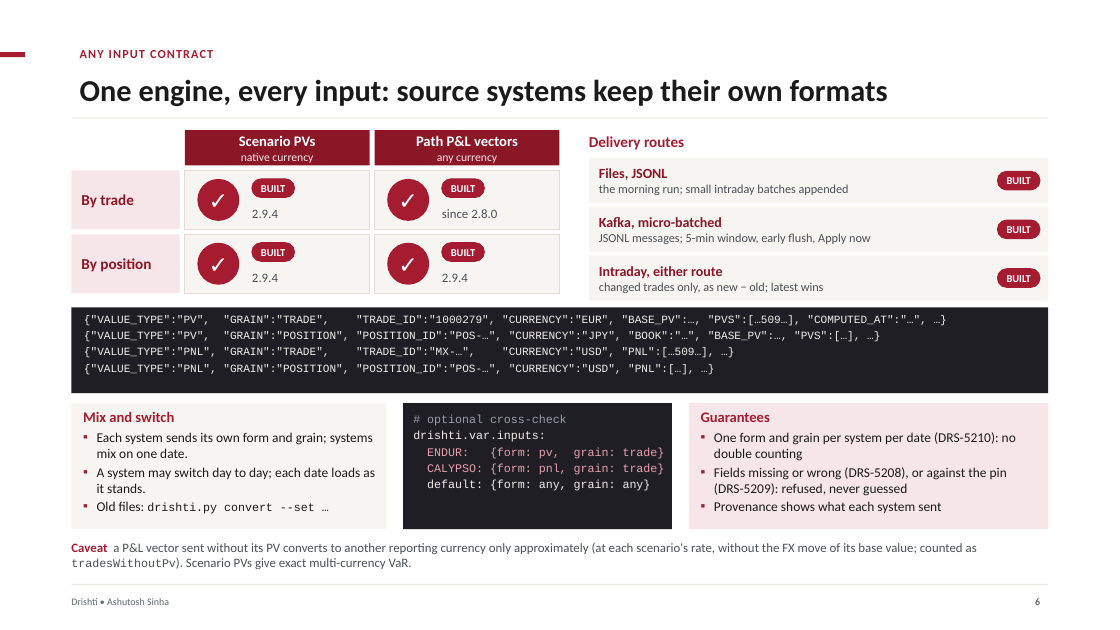
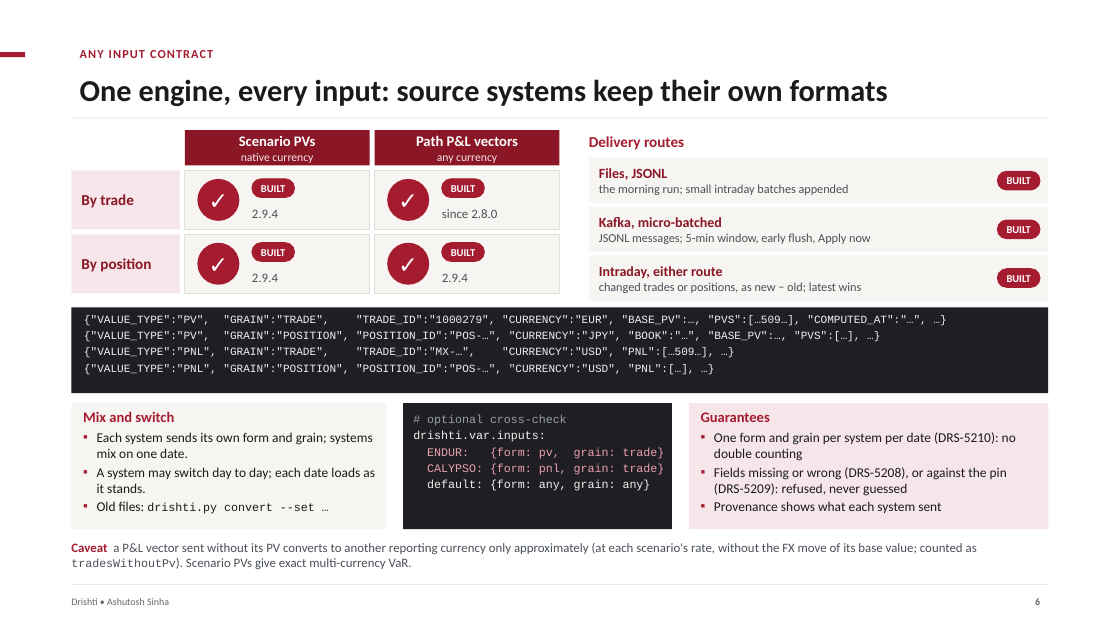
Before and after one commit to ajsinha/drishti, a slide deck: slide 6 of docs/publications/Drishti-VaR-Engine.pptx. Drawn at 1120x630 pixels with LibreOffice and Linux fonts; fonts in the diff are those of the drawing. Boxes give left, top, right and bottom in pixels: in the first picture for what was removed or moved away, otherwise in the second. Text is boxed around its words. In the diff, an @@ line names an element or a change of style, - is before the commit and + after.

Commit message:
The VaR engine deck says trades or positions wherever both apply

```diff
--- a/docs/publications/Drishti-VaR-Engine.pptx
+++ b/docs/publications/Drishti-VaR-Engine.pptx
@@ text at (599,282,862,293): text changed @@
-changed trades only, as new − old; latest wins
+changed trades or positions, as new − old; latest wins
```
Also in this commit, not shown: 7 other slides changed, 1 other file.
